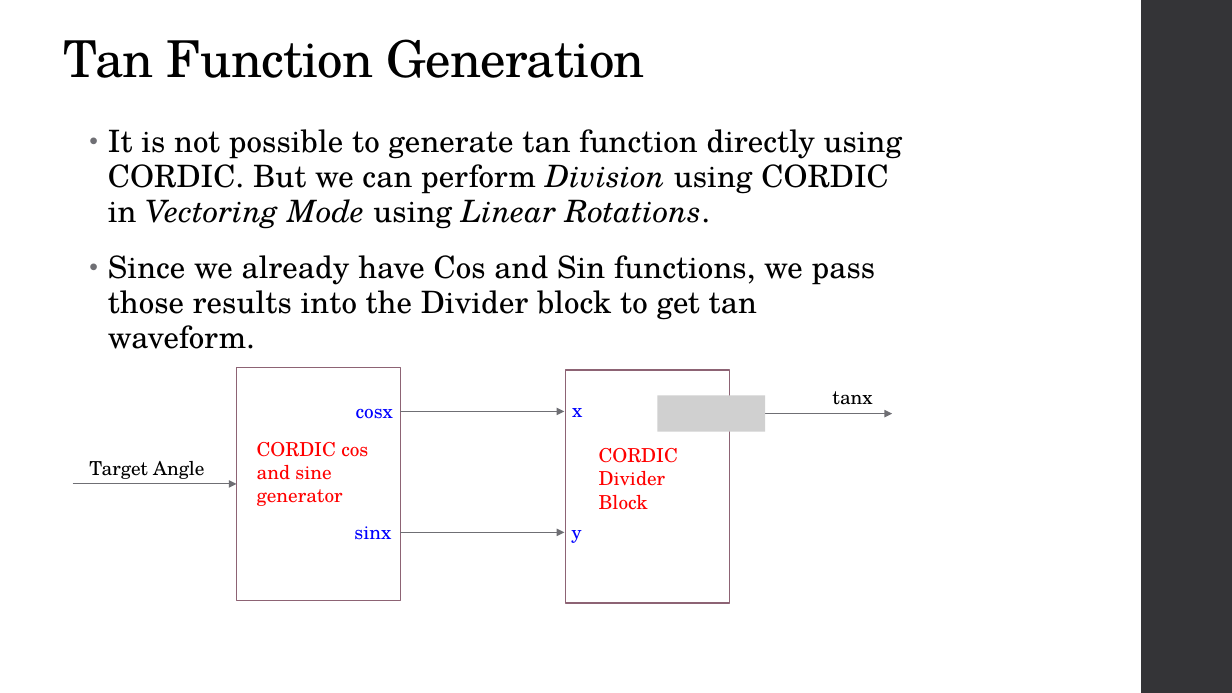
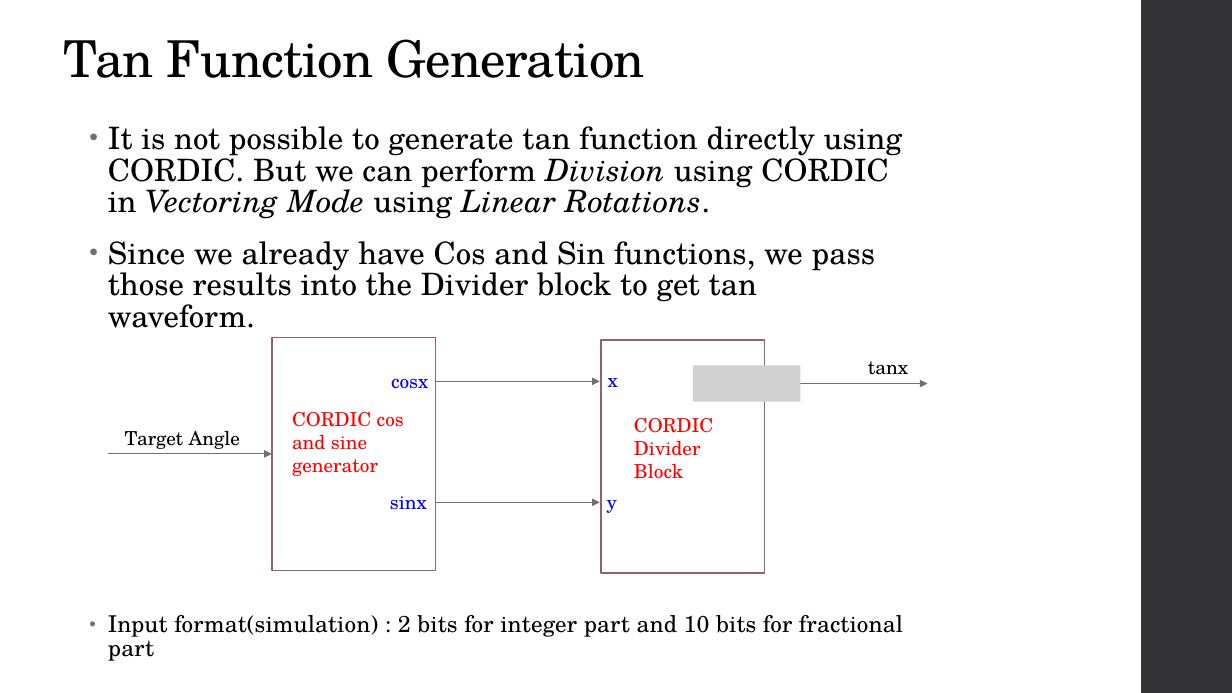
Before and after one commit to GuhanRajasekar/FPGA_course_assignments, a slide deck: slide 10 of Mini_Project/Demo_PPT.pptx (slide 9 before the commit). Drawn at 1232x693 pixels with LibreOffice and Linux fonts; fonts in the diff are those of the drawing; grey boxes stand for pictures. Boxes give left, top, right and bottom in pixels: in the first picture for what was removed or moved away, otherwise in the second. Text is boxed around its words. In the diff, an @@ line names an element or a change of style, - is before the commit and + after.

```diff
--- a/Mini_Project/Demo_PPT.pptx
+++ b/Mini_Project/Demo_PPT.pptx
@@ text at (x1=108, y1=126, x2=903, y2=328): line spacing 0.95 to 0.85 @@
@@ picture added at (x1=693, y1=365, x2=801, y2=401) @@
@@ 8 texts, 4 arrows, 2 rectangles moved together from (x1=73, y1=368, x2=892, y2=603) to (x1=108, y1=337, x2=928, y2=573) @@
@@ picture removed at (x1=657, y1=396, x2=765, y2=432) @@
@@ text at (x1=108, y1=615, x2=903, y2=661): paragraph added @@
+• Input format(simulation) : 2 bits for integer part and 10 bits for fractional part
```
Also in this commit, not shown: 2 other slides changed, 15 slides added.
